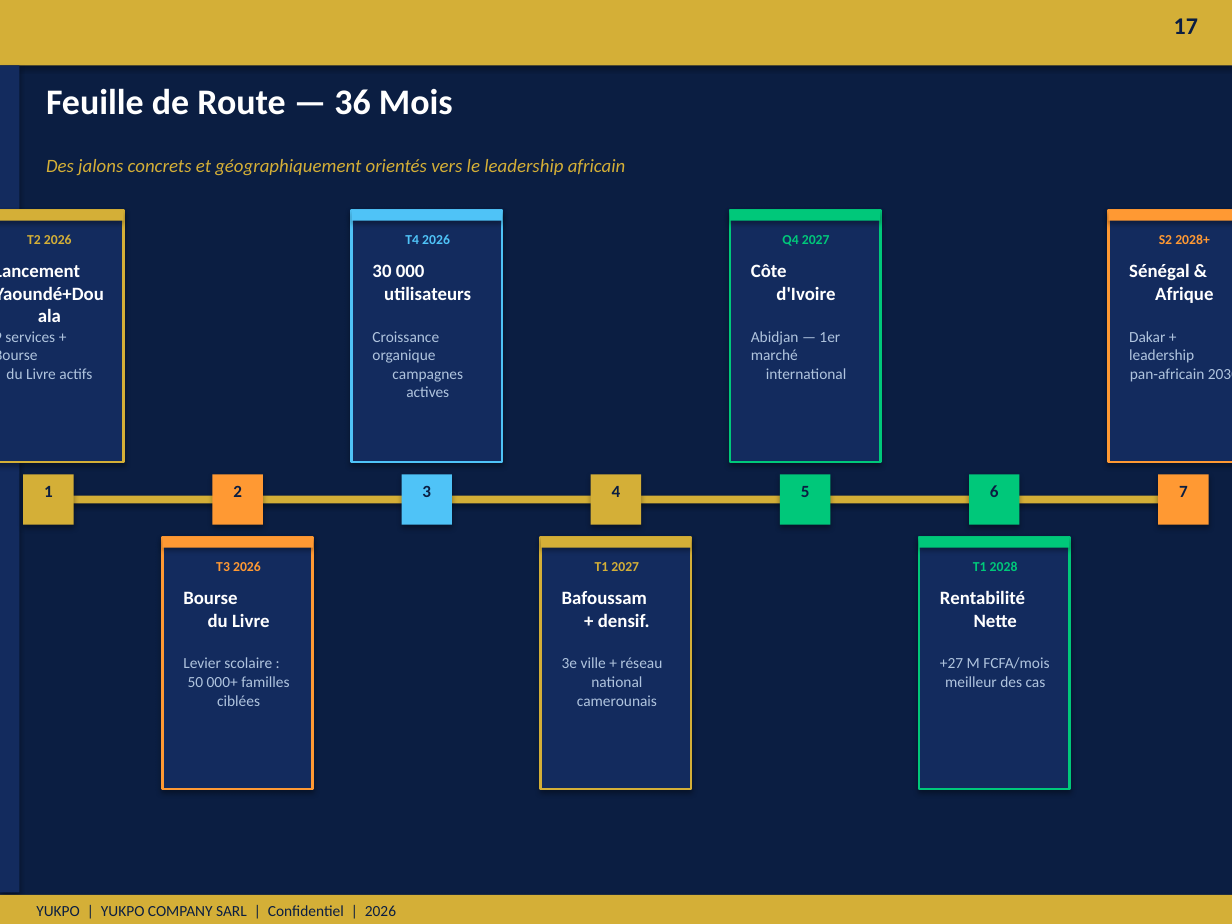
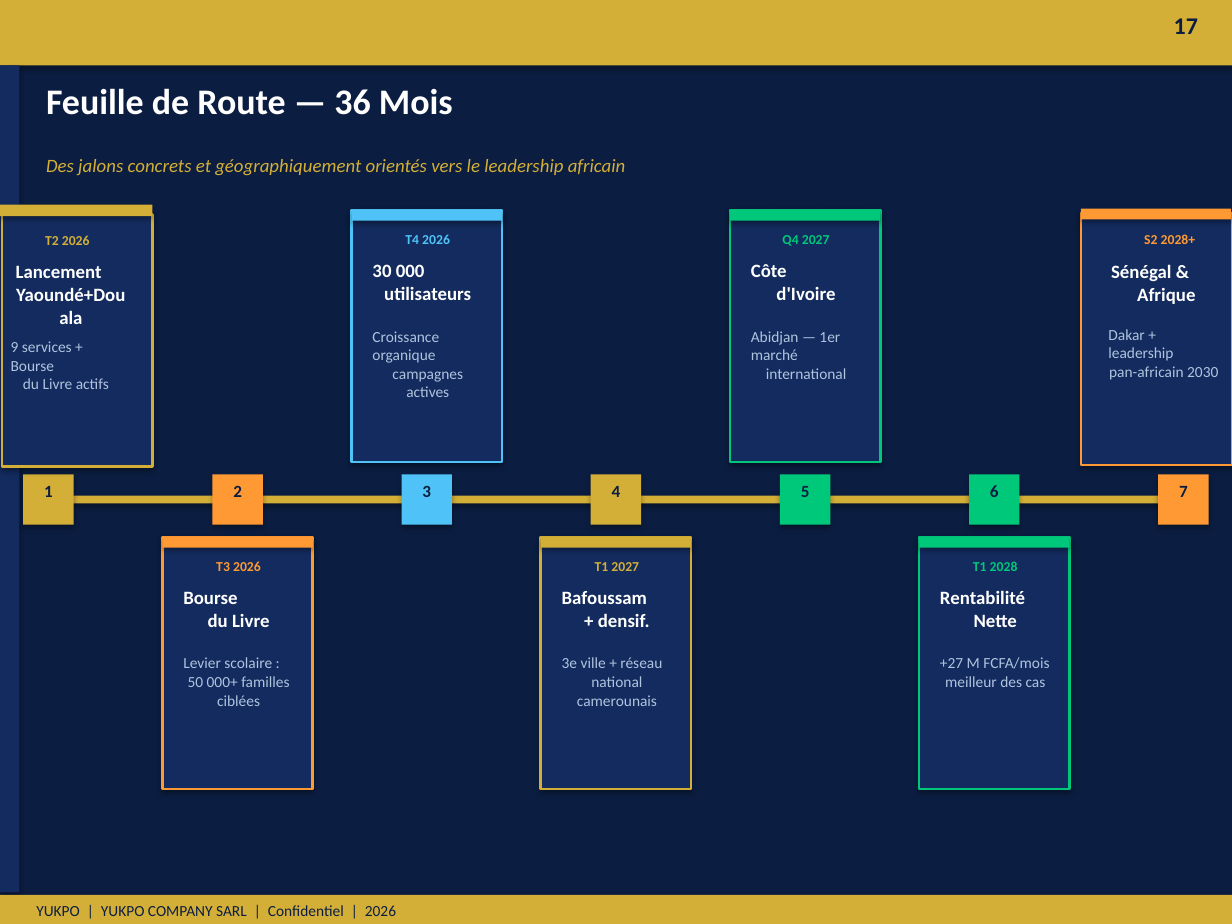
Before and after one commit to Her50/yukpo4, a slide deck: slide 17 of Yukpo_Investisseur_Presentation_Finale.pptx. Drawn at 1232x924 pixels with LibreOffice and Linux fonts; fonts in the diff are those of the drawing. Boxes give left, top, right and bottom in pixels: in the first picture for what was removed or moved away, otherwise in the second. Text is boxed around its words. In the diff, an @@ line names an element or a change of style, - is before the commit and + after.

```diff
--- a/Yukpo_Investisseur_Presentation_Finale.pptx
+++ b/Yukpo_Investisseur_Presentation_Finale.pptx
@@ rectangle: place and size @@
-rectangle at bbox=[0, 209, 123, 221]
+rectangle at bbox=[0, 205, 153, 216]
@@ rectangle: place and size @@
-rectangle at bbox=[1109, 209, 1232, 221]
+rectangle at bbox=[1080, 208, 1231, 219]
@@ text "T2 2026": place and size @@
-text "T2 2026" at bbox=[27, 234, 72, 244]
+text "T2 2026" at bbox=[45, 235, 90, 245]
@@ rectangle: place and size @@
-rectangle at bbox=[0, 209, 123, 462]
+rectangle at bbox=[2, 214, 153, 467]
@@ rectangle: place and size @@
-rectangle at bbox=[1109, 209, 1232, 462]
+rectangle at bbox=[1080, 213, 1232, 466]
@@ text "S2 2028+": place and size @@
-text "S2 2028+" at bbox=[1159, 234, 1210, 244]
+text "S2 2028+" at bbox=[1144, 234, 1196, 244]
@@ text "Lancement Yaoundé+Douala" rewrapped from bbox=[0, 265, 104, 300] to bbox=[16, 265, 125, 301] @@
@@ text "Sénégal & Afrique": place and size @@
-text "Sénégal & Afrique" at bbox=[1129, 263, 1213, 303]
+text "Sénégal & Afrique" at bbox=[1111, 264, 1195, 304]
@@ text "Dakar + leadership pan-africain 2030" rewrapped from bbox=[1129, 331, 1232, 382] to bbox=[1108, 329, 1218, 380] @@
@@ text "9 services + Bourse du ..." rewrapped from bbox=[0, 331, 92, 379] to bbox=[11, 341, 109, 389] @@
```
Also in this commit, not shown: 2 other slides changed, 2 other files.
